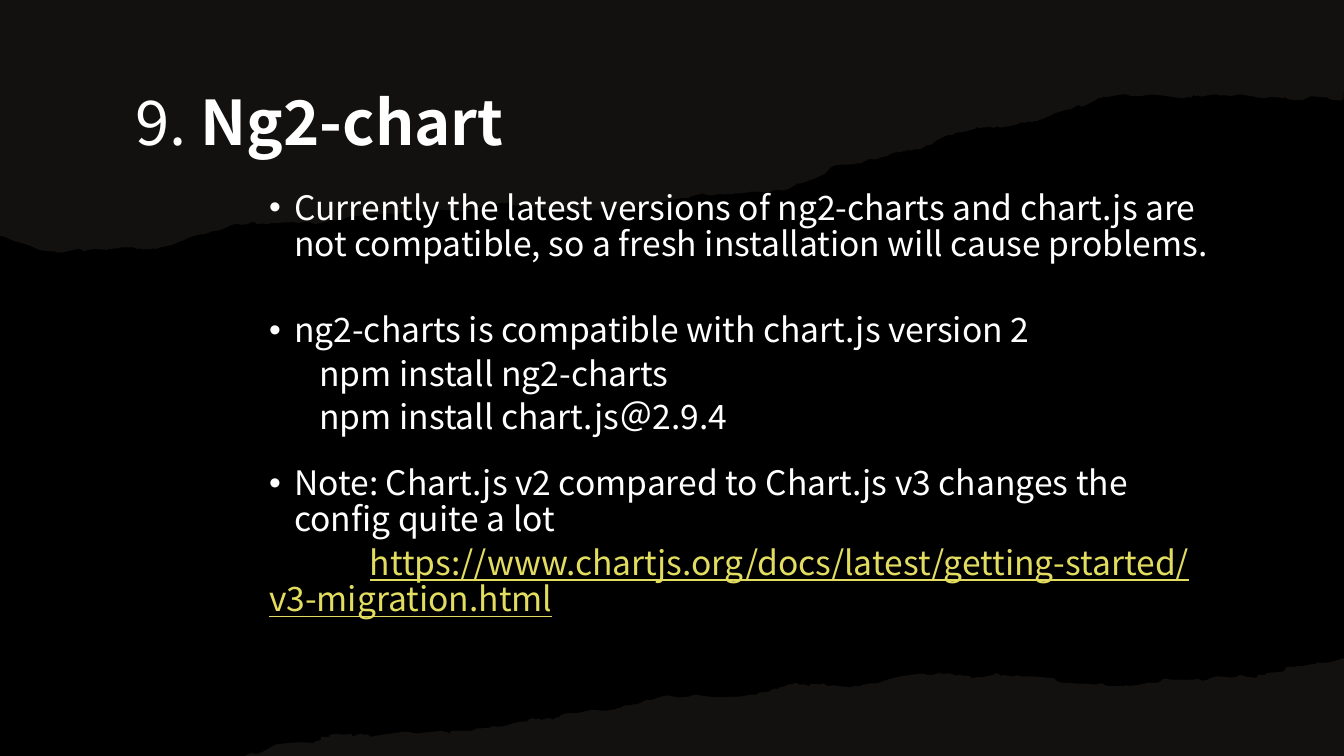
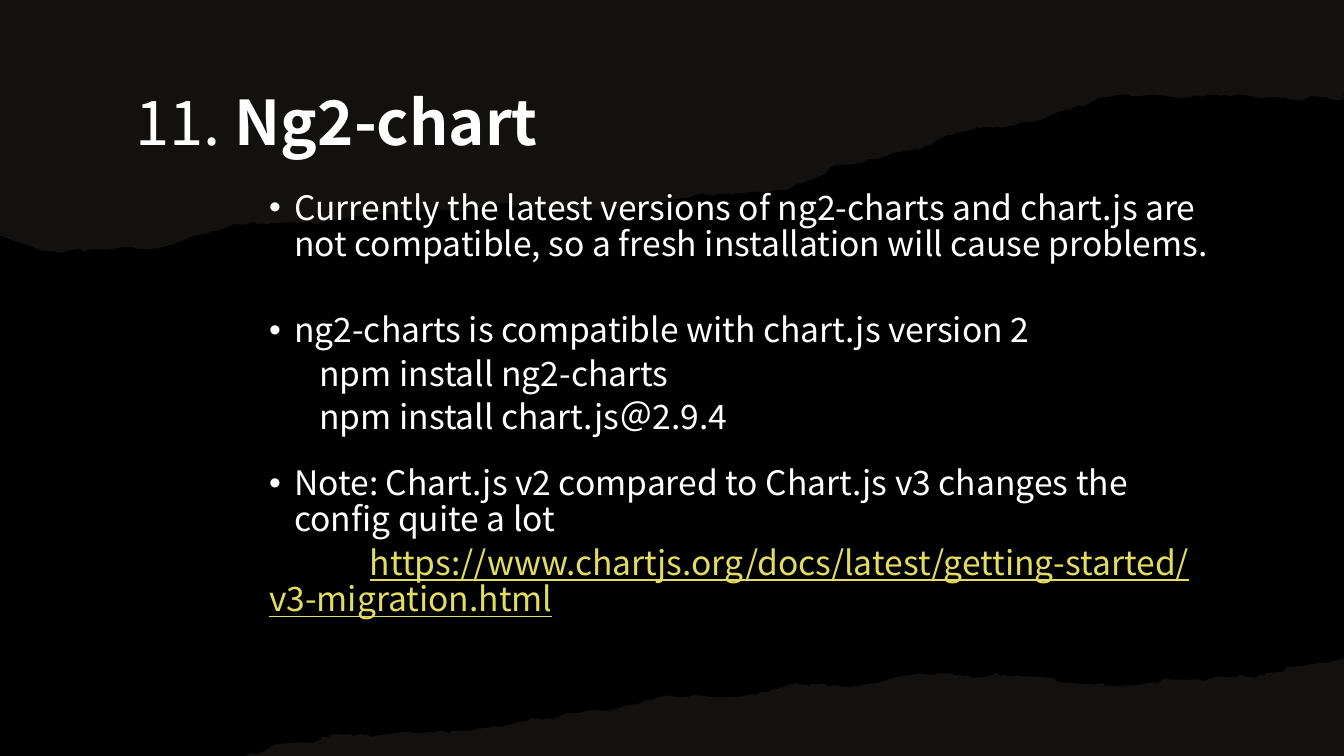
Before and after one commit to huynhtamhao/coding-guide, a slide deck: slide 28 of docs/assets/tutorials/ChartJs.pptx (slide 20 before the commit). Drawn at 1344x756 pixels with LibreOffice and Linux fonts; fonts in the diff are those of the drawing. Boxes give left, top, right and bottom in pixels: in the first picture for what was removed or moved away, otherwise in the second. Text is boxed around its words. In the diff, an @@ line names an element or a change of style, - is before the commit and + after.

Commit message:
fe-chartjs update file ChartJs

```diff
--- a/docs/assets/tutorials/ChartJs.pptx
+++ b/docs/assets/tutorials/ChartJs.pptx
@@ title at [135, 96, 538, 160]: text changed @@
-9. Ng2-chart
+11. Ng2-chart
```
Also in this commit, not shown: 12 other slides changed, 8 slides added.
